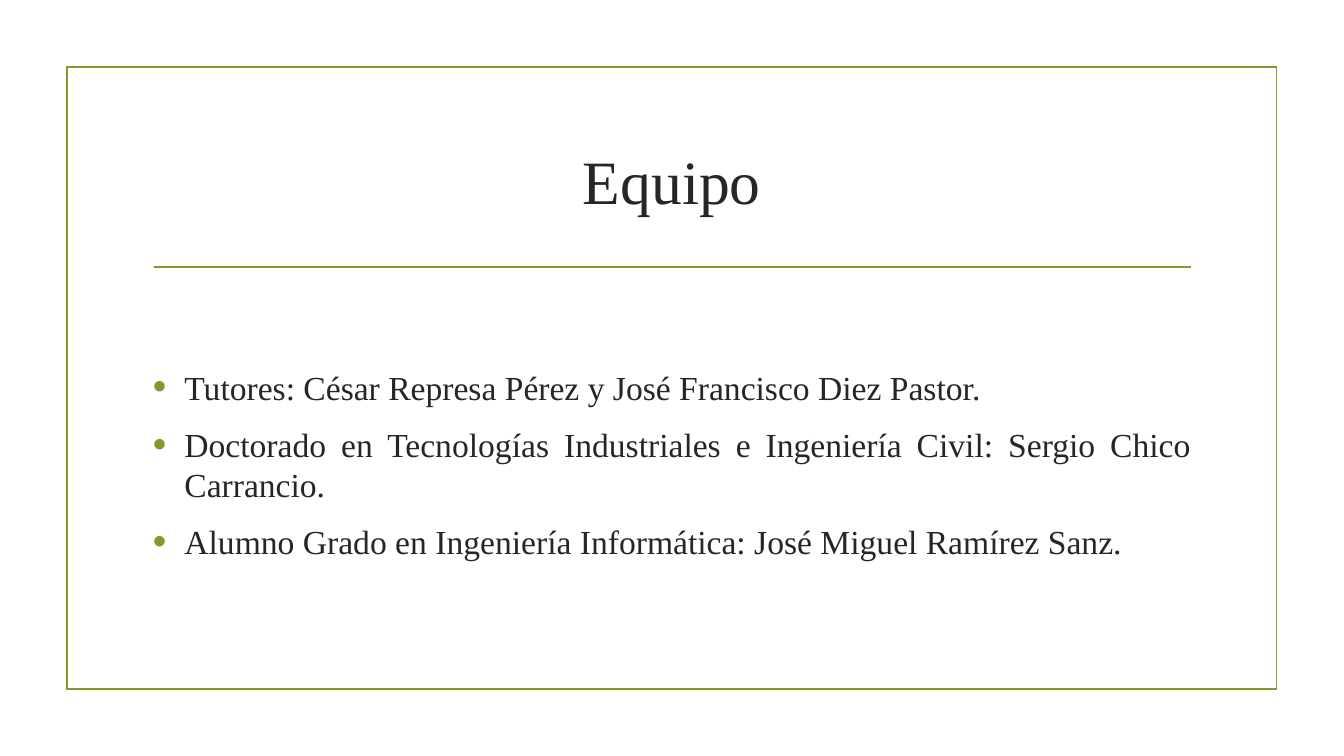
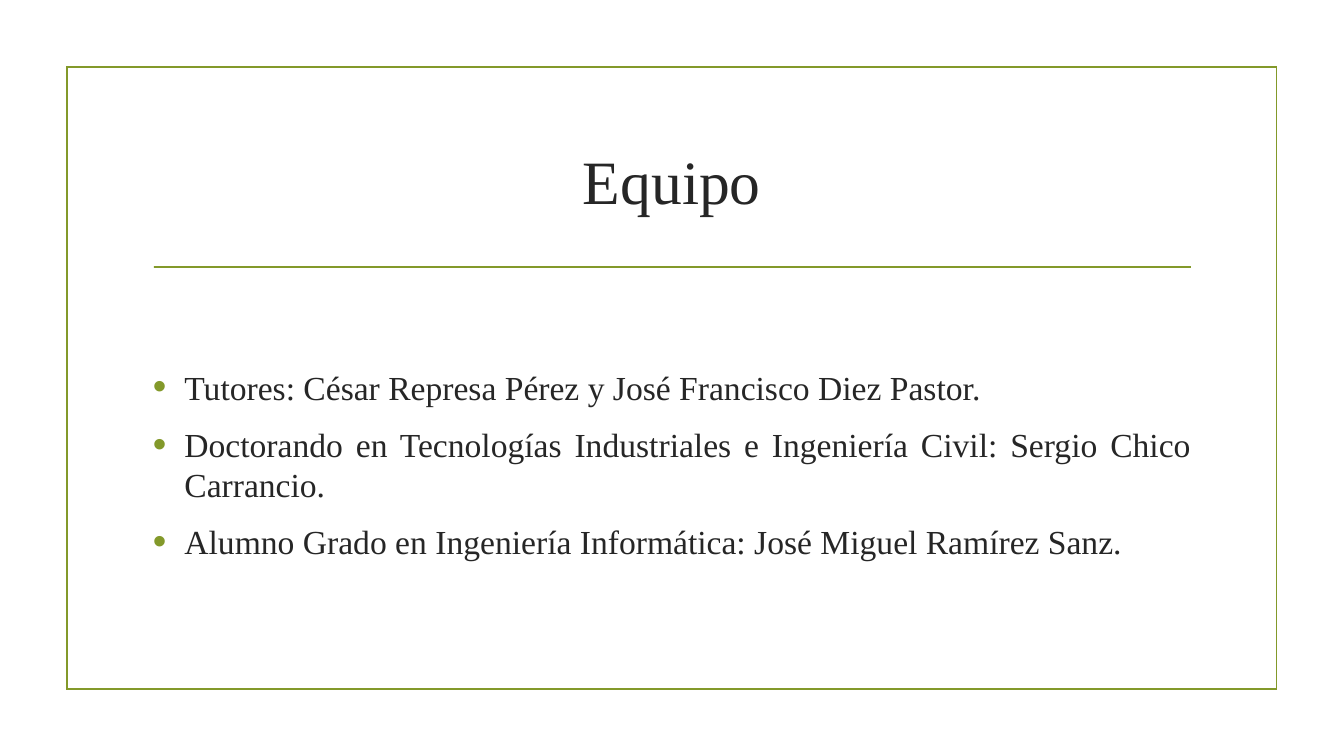
Before and after one commit to Josemi/AVC-TFG, a slide deck: slide 2 of doc/Manual de usuario app grabación/Aplicación de Recogida de Datos.odp. Drawn at 1344x756 pixels with LibreOffice and Linux fonts; fonts in the diff are those of the drawing; background and template pictures are left out. Boxes give left, top, right and bottom in pixels: in the first picture for what was removed or moved away, otherwise in the second. Text is boxed around its words. In the diff, an @@ line names an element or a change of style, - is before the commit and + after.

```diff
--- a/doc/Manual de usuario app grabación/Aplicación de Recogida de Datos.odp
+++ b/doc/Manual de usuario app grabación/Aplicación de Recogida de Datos.odp
@@ text at <box>184,433,1190,498</box>: text changed @@
-• Doctorado en Tecnologías Industriales e Ingeniería Civil: Sergio Chico Carrancio.
+• Doctorando en Tecnologías Industriales e Ingeniería Civil: Sergio Chico Carrancio.
```
Also in this commit, not shown: 1 other file.
